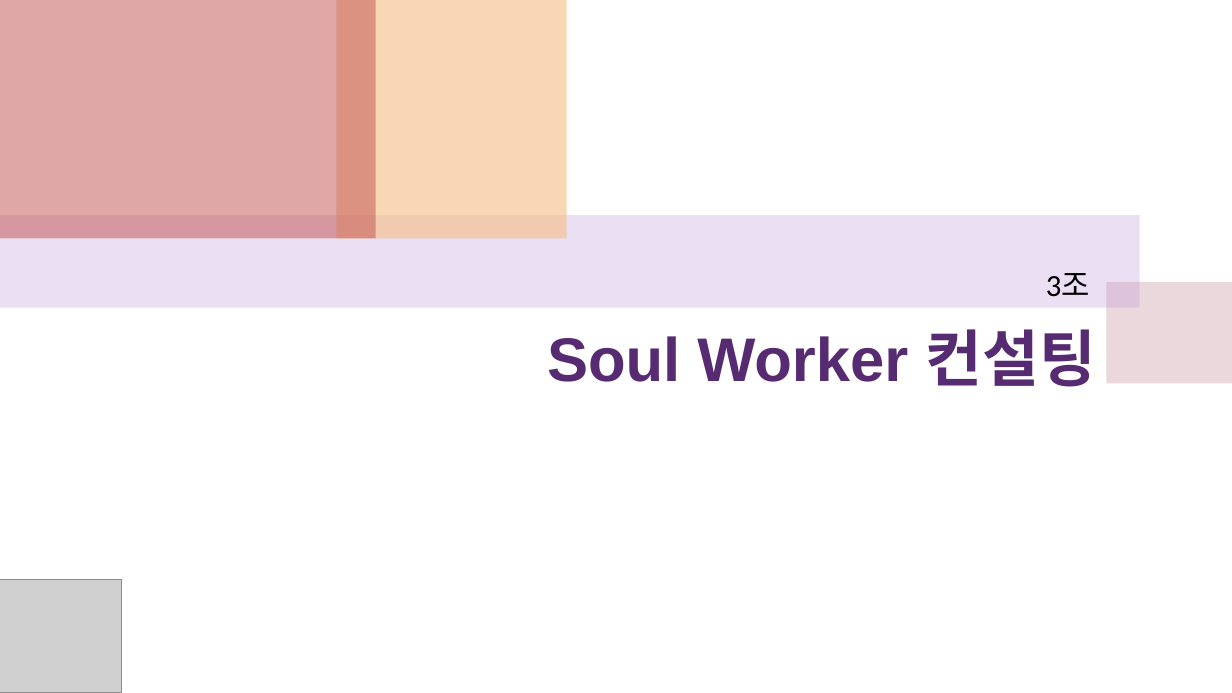
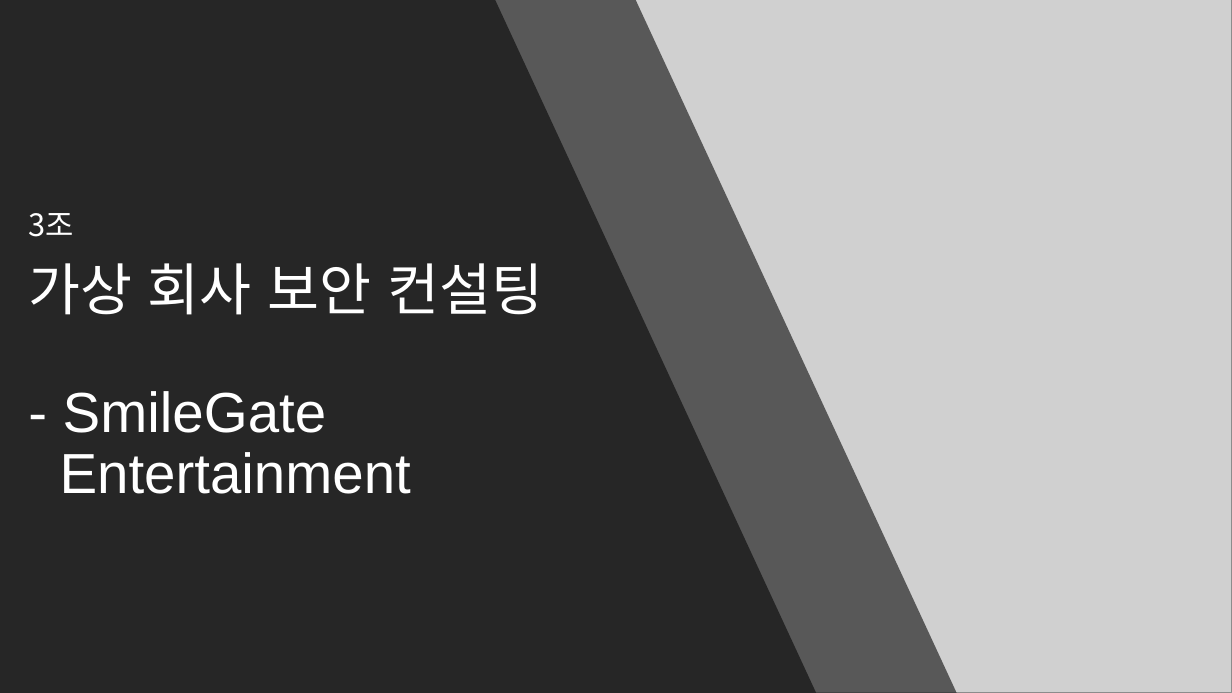
Before and after one commit to heuristic8698/ITbank_final, a slide deck: slide 1 of 프로젝트 시나리오.pptx. Drawn at 1232x693 pixels with LibreOffice and Linux fonts; fonts in the diff are those of the drawing; grey boxes stand for pictures. Boxes give left, top, right and bottom in pixels: in the first picture for what was removed or moved away, otherwise in the second. Text is boxed around its words. In the diff, an @@ line names an element or a change of style, - is before the commit and + after.

```diff
--- a/프로젝트 시나리오.pptx
+++ b/프로젝트 시나리오.pptx
@@ background #FFFFFF to #000000 @@
@@ rectangle removed at bbox=[0, 0, 376, 238] @@
@@ freeform shape added at bbox=[0, 0, 958, 693], fill #262626 at 70% opacity @@
@@ freeform shape added at bbox=[0, 0, 816, 693], fill #262626 @@
@@ rectangle removed at bbox=[336, 0, 567, 238] @@
@@ picture added at bbox=[487, 0, 1232, 693] @@
@@ subtitle "3조": place and size @@
-subtitle "3조" at bbox=[1046, 273, 1090, 297]
+subtitle "3조" at bbox=[28, 213, 73, 237]
@@ subtitle "3조" at bbox=[28, 213, 73, 237]: font Calibri to Noto Sans CJK KR, text colour #000000 to #FFFFFF; alignment right to left; line spacing 1 to 0.9; more space between paragraphs @@
@@ rectangle removed at bbox=[0, 215, 1140, 308] @@
@@ title at bbox=[28, 263, 544, 494]: text changed; size 48 to 44 pt; text colour #562B71 to #FFFFFF; bold off @@
-Soul Worker 컨설팅
+가상 회사 보안 컨설팅
+- SmileGate
+Entertainment
@@ rectangle removed at bbox=[1106, 282, 1232, 384] @@
@@ picture removed at bbox=[0, 579, 121, 693] @@
```
Also in this commit, not shown: 9 other slides changed, 4 slides added, 1 slide removed, 3 other files.
